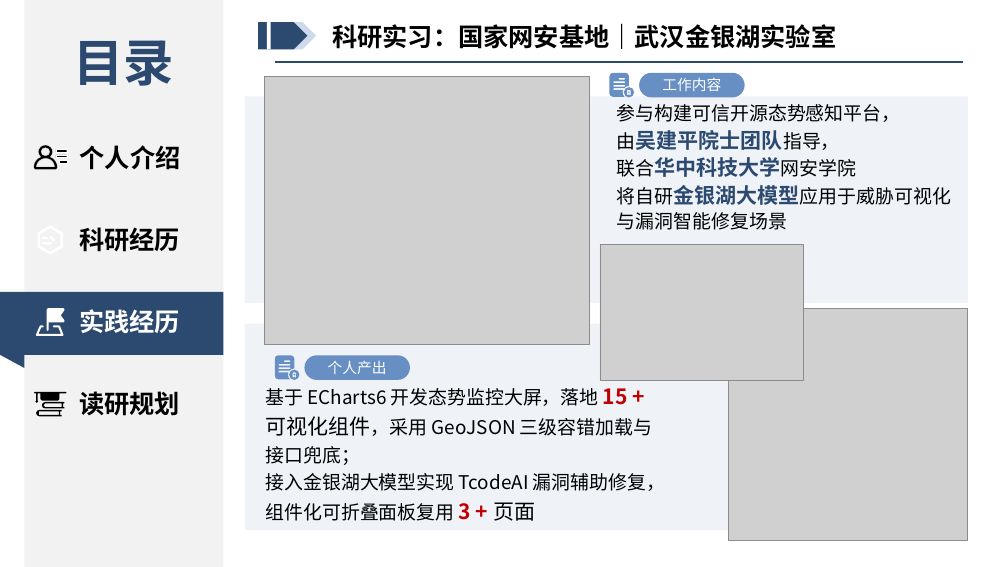
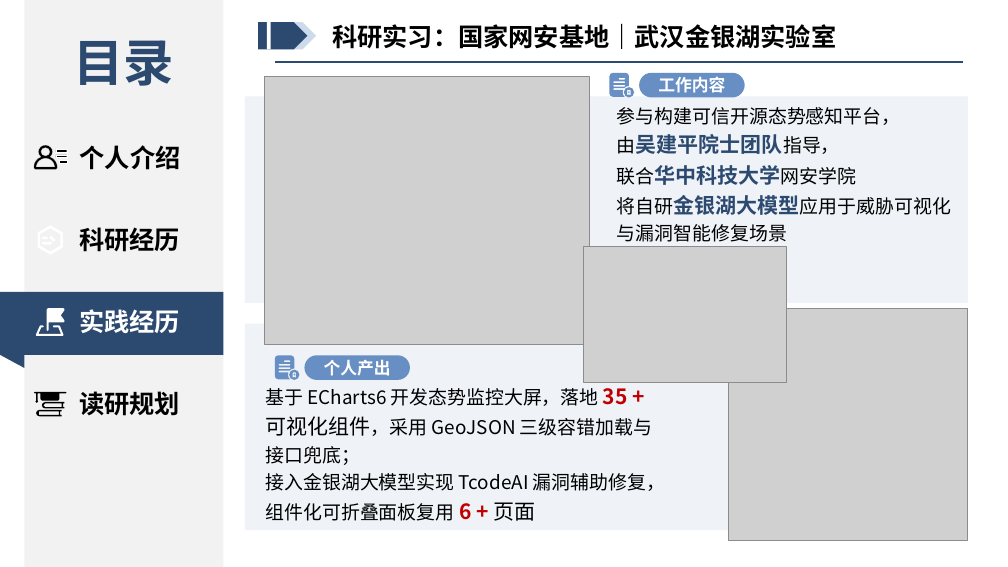
Before and after one commit to xiaofei777/exemption, a slide deck: slide 10 of 面试PPT/历史版本/推免ppt.pptx. Drawn at 1008x567 pixels with LibreOffice and Linux fonts; fonts in the diff are those of the drawing; grey boxes stand for pictures. Boxes give left, top, right and bottom in pixels: in the first picture for what was removed or moved away, otherwise in the second. Text is boxed around its words. In the diff, an @@ line names an element or a change of style, - is before the commit and + after.

```diff
--- a/面试PPT/历史版本/推免ppt.pptx
+++ b/面试PPT/历史版本/推免ppt.pptx
@@ rounded rectangle "工作内容" at [639, 73, 745, 98]: size 14 to 16 pt, bold on @@
@@ text "参与构建可信开源态势感知平台，" at [617, 107, 951, 242]: line spacing 1.1 to 1.2 @@
@@ picture: place and size @@
-picture at [600, 245, 804, 380]
+picture at [583, 247, 786, 382]
@@ rounded rectangle "个人产出" at [305, 355, 411, 380]: size 14 to 16 pt, bold on @@
@@ text at [266, 388, 665, 521]: text changed @@
-基于 ECharts6 开发态势监控大屏，落地 15 + 可视化组件，采用 GeoJSON 三级容错加载与接口兜底；
-接入金银湖大模型实现 TcodeAI 漏洞辅助修复，组件化可折叠面板复用 3 + 页面
+基于 ECharts6 开发态势监控大屏，落地 35 + 可视化组件，采用 GeoJSON 三级容错加载与接口兜底；
+接入金银湖大模型实现 TcodeAI 漏洞辅助修复，组件化可折叠面板复用 6 + 页面
```
Also in this commit, not shown: 6 other slides changed, 22 other files.
